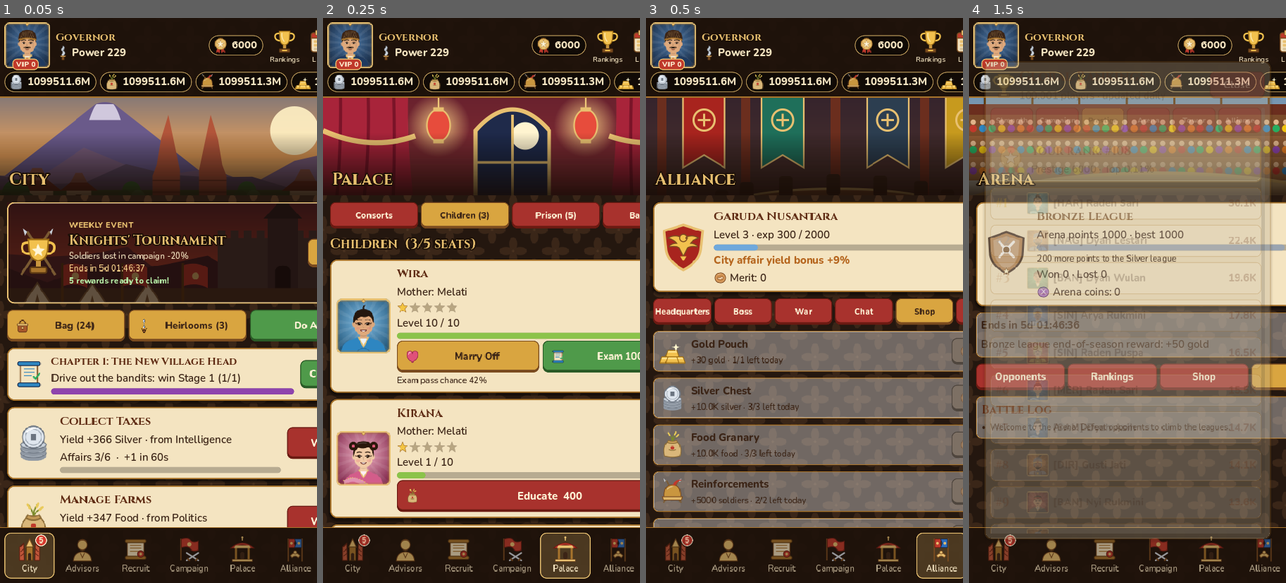
Above: before the commit, frames 1-4 (left to right).
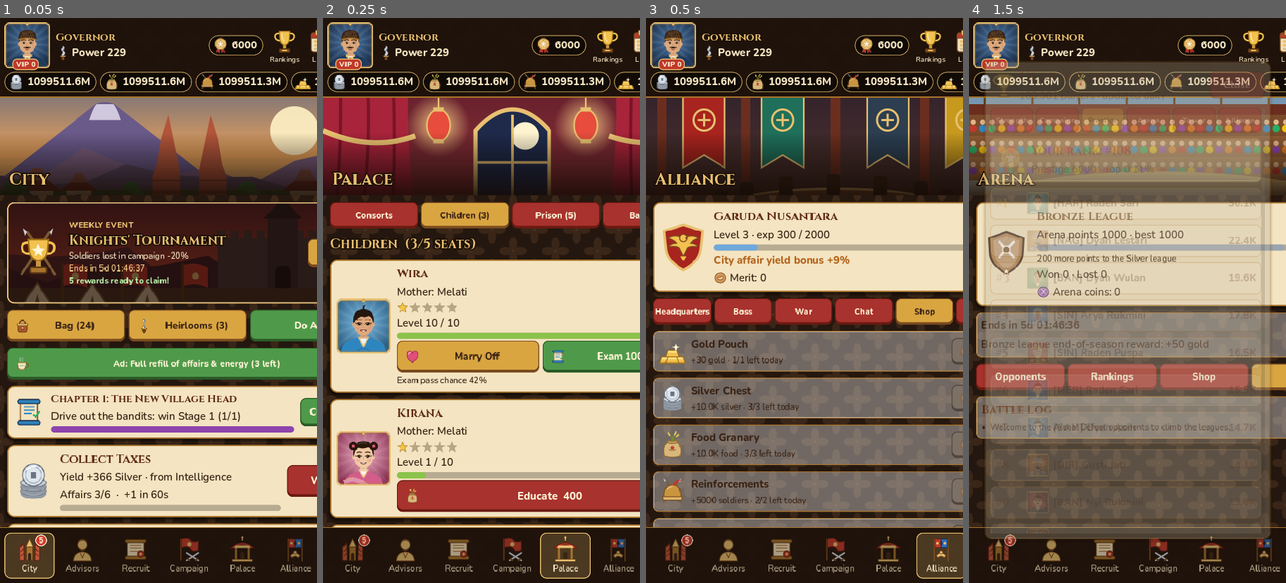
Above: after the commit, the same moments.

Repository: microaltech/tlg
Game: Godot game, scene res://tools/i18n_check.tscn
The game is run twice, just before and just after one commit, with the same random seed, the same clock (stepped at 60 frames per second) and the same inputs. This scene is started directly instead of the project's main scene.
Inputs (mouse positions are in pixels of both pictures, inside the frame that each line leads up to):
- Up to frame 1 (0.05 s): no input
- Up to frame 2 (0.25 s): no input
- Up to frame 3 (0.5 s): no input
- Up to frame 4 (1.5 s): click (997, 46) at 0.52 s; click (1254, 46) at 1.27 s

The runs differ from the first frame. In frame 1, 20% of the frame differs, in the area x 2-100%, y 58-91%; in frame 2, nothing differs; in frame 3, nothing differs; in frame 4, nothing differs.

Commit message:
Tambah iklan video berhadiah (autoload Ads)
Hadiah tiket rekrut, isi penuh urusan, dan emas dengan batas harian di
GameModel; adaptor plugin AdMob (belum diuji di perangkat) dan mode uji
di build debug; build rilis tanpa plugin menyembunyikan tombol iklan.
Kebijakan privasi dan panduan Data Safety diperbarui untuk AdMob.

Co-Authored-By: Claude Opus 5.5 <noreply@anthropic.com>
Claude-Session: https://claude.ai/code/session_015LtRdrVC8mEHi9d4fpU264

Diff:
--- a/project.godot
+++ b/project.godot
@@ -19,6 +19,7 @@
 Telemetry="*res://scripts/core/telemetry.gd"
 Audio="*res://scripts/core/audio.gd"
 Store="*res://scripts/core/store.gd"
+Ads="*res://scripts/core/ads.gd"
 Notifier="*res://scripts/core/notifier.gd"
 
 [editor_plugins]
--- /dev/null
+++ b/scripts/core/ads.gd
@@ -0,0 +1,87 @@
+extends Node
+## Autoload "Ads": iklan video berhadiah.
+##
+## - AdMob: aktif bila build Android menyertakan plugin dengan singleton "AdMob"
+##   (antarmuka: initialize(), load_rewarded(unit_id), show_rewarded(); sinyal
+##   rewarded_ad_loaded, rewarded_ad_failed_to_load(code), user_earned_reward,
+##   rewarded_ad_closed). BELUM diuji di perangkat; sesuaikan nama metode/sinyal
+##   dengan versi plugin yang dipakai, lalu uji di jalur pengujian internal.
+## - Mode Uji (hanya build debug): iklan disimulasikan beberapa detik.
+## - Build rilis tanpa plugin: iklan tidak tersedia, tombolnya disembunyikan.
+##
+## Hadiah selalu diberikan lewat GameModel.grant_ad_reward (menghormati batas harian).
+
+signal ad_finished(result: Dictionary)
+signal ad_started(kind: String)
+
+## ID unit iklan berhadiah. Ganti dengan ID dari konsol AdMob sebelum rilis;
+## ini ID uji resmi Google yang selalu menampilkan iklan percobaan.
+const REWARDED_UNIT_ID := "ca-app-pub-3940256099942544/5224354917"
+const TEST_AD_SECONDS := 2.0
+
+enum Mode { ADMOB, TEST, UNAVAILABLE }
+
+var mode := Mode.UNAVAILABLE
+var loaded := false
+var _admob: Object = null
+var _pending := ""  ## jenis hadiah yang sedang menunggu iklan selesai
+var _earned := false
+
+
+func _ready() -> void:
+	if Engine.has_singleton("AdMob"):
+		_admob = Engine.get_singleton("AdMob")
+		mode = Mode.ADMOB
+		for pair in [["rewarded_ad_loaded", func(): loaded = true],
+				["rewarded_ad_failed_to_load", func(_code): loaded = false],
+				["user_earned_reward", func(_a = null, _b = null): _earned = true],
+				["rewarded_ad_closed", _on_closed]]:
+			if _admob.has_signal(pair[0]):
+				_admob.connect(pair[0], pair[1])
+			else:
+				push_warning("Plugin AdMob tidak punya sinyal '%s'; periksa versi plugin." % pair[0])
+		_admob.initialize()
+		_admob.load_rewarded(REWARDED_UNIT_ID)
+	elif OS.is_debug_build():
+		mode = Mode.TEST
+
+
+func available() -> bool:
+	return mode == Mode.TEST or (mode == Mode.ADMOB and loaded)
+
+
+func busy() -> bool:
+	return _pending != ""
+
+
+## Tonton iklan untuk hadiah `kind` (lihat Data.AD_REWARDS).
+func show_rewarded(kind: String) -> void:
+	if busy():
+		return
+	if Game.model.ad_left(kind, Game.now()) <= 0:
+		ad_finished.emit({"ok": false, "msg": "Batas iklan hadiah hari ini sudah habis."})
+		return
+	if not available():
+		ad_finished.emit({"ok": false, "msg": "Iklan belum tersedia. Coba lagi sebentar."})
+		return
+	_pending = kind
+	_earned = false
+	ad_started.emit(kind)
+	if mode == Mode.TEST:
+		get_tree().create_timer(TEST_AD_SECONDS).timeout.connect(func():
+			_earned = true
+			_on_closed())
+	else:
+		loaded = false
+		_admob.show_rewarded()
+
+
+func _on_closed() -> void:
+	var kind := _pending
+	_pending = ""
+	if mode == Mode.ADMOB:
+		_admob.load_rewarded(REWARDED_UNIT_ID)  # siapkan iklan berikutnya
+	if not _earned:
+		ad_finished.emit({"ok": false, "msg": "Iklan ditutup sebelum selesai, hadiah tidak diberikan."})
+		return
+	ad_finished.emit(Game.model.grant_ad_reward(kind, Game.now()))
--- a/scripts/core/game_data.gd
+++ b/scripts/core/game_data.gd
@@ -480,6 +480,13 @@
 ]
 const TUTORIAL_REWARD := {"gold": 100, "silver": 2000}
 ## Pengenalan fitur yang muncul sekali saat fitur terbuka.
+## Iklan berhadiah: jenis -> hadiah dan batas tonton per hari.
+const AD_REWARDS := {
+	"recruit": {"name": "Tiket Rekrut", "icon": "ticket_recruit", "reward": {"items": {"recruit_ticket": 1}}, "limit": 2},
+	"refill": {"name": "Isi penuh urusan & energi", "icon": "item_tea", "reward": {}, "limit": 3},
+	"gold": {"name": "Emas gratis", "icon": "gold", "reward": {"gold": 20}, "limit": 3},
+}
+
 ## Menara Ujian: lantai bertingkat, dilawan dengan kekuatan tempur; reset tiap minggu.
 const TOWER_UNLOCK_STAGE := 15
 const TOWER_BASE := 80
@@ -832,6 +839,8 @@
 		+ "di perangkat Anda. Pesan chat yang Anda ketik tidak dikirim ke siapa pun."},
 	{"title": "Pembelian dalam aplikasi", "text": "Pembayaran diproses oleh Google Play. Game hanya menerima "
 		+ "konfirmasi pembelian (ID produk dan token), tidak pernah data kartu atau rekening Anda."},
+	{"title": "Iklan berhadiah", "text": "Iklan hanya diputar bila Anda menekan tombol Iklan. Versi dengan "
+		+ "Google AdMob dapat memakai ID iklan perangkat untuk menampilkan dan mengukur iklan sesuai kebijakan Google."},
 	{"title": "Notifikasi", "text": "Pengingat dijadwalkan secara lokal oleh perangkat. Matikan kapan saja di "
 		+ "Pengaturan atau pengaturan Android."},
 	{"title": "Laporan masalah", "text": "Tombol Salin Laporan hanya menyalin teks ke clipboard. Anda yang "
--- a/scripts/core/game_model.gd
+++ b/scripts/core/game_model.gd
@@ -92,6 +92,8 @@
 var equipment: Array = []
 ## Menara Ujian: {"week", "floor" (lantai tertinggi minggu ini), "best", "day", "attempts"}
 var tower := {}
+## Iklan berhadiah yang sudah ditonton hari ini: {"day", "counts": {jenis: n}}
+var ads := {}
 var _equip_uid := 0
 var rng := RandomNumberGenerator.new()
 
@@ -102,6 +104,7 @@
 	equipment = []
 	_equip_uid = 0
 	tower = {}
+	ads = {"day": -1, "counts": {}}
 	silver = 500
 	grain = 500
 	soldiers = 2500
@@ -2875,6 +2878,34 @@
 	return r
 
 
+# --- Iklan berhadiah -----------------------------------------------------------
+
+func ad_left(kind: String, now: float) -> int:
+	var def: Dictionary = Data.AD_REWARDS.get(kind, {})
+	if def.is_empty():
+		return 0
+	if int(ads.get("day", -1)) != day_index(now):
+		ads = {"day": day_index(now), "counts": {}}
+	return maxi(0, int(def["limit"]) - int(ads["counts"].get(kind, 0)))
+
+
+## Berikan hadiah setelah iklan selesai ditonton (dipanggil oleh autoload Ads).
+func grant_ad_reward(kind: String, now: float) -> Dictionary:
+	if ad_left(kind, now) <= 0:
+		return _fail("Batas iklan hadiah hari ini sudah habis.")
+	ads["counts"][kind] = int(ads["counts"].get(kind, 0)) + 1
+	var text := ""
+	if kind == "refill":
+		for key in CHARGE_KEYS:
+			charges[key] = {"value": max_charges(), "t": now}
+		text = "semua urusan dan energi terisi penuh"
+	else:
+		text = _give_rewards(Data.AD_REWARDS[kind]["reward"])
+	_track("ad")
+	changed.emit()
+	return _ok("Terima kasih telah menonton! Hadiah: %s." % text)
+
+
 # --- Nama Tuan -------------------------------------------------------------
 
 const NAME_MIN := 2
@@ -3013,6 +3044,7 @@
 		"lord_name": lord_name,
 		"equipment": equipment,
 		"tower": tower,
+		"ads": ads,
 		"equip_uid": _equip_uid,
 	}
 
@@ -3147,6 +3179,10 @@
 			"level": clampi(int(e.get("level", 1)), 1, Data.EQUIP_MAX_LEVEL),
 			"owner": owner if counselors.has(owner) else ""})
 	_equip_uid = int(d.get("equip_uid", equipment.size()))
+	var src_ads: Dictionary = d.get("ads", {})
+	ads = {"day": int(src_ads.get("day", -1)), "counts": {}}
+	for k in src_ads.get("counts", {}):
+		ads["counts"][str(k)] = int(src_ads["counts"][k])
 	tower = {}
 	var src_tower: Dictionary = d.get("tower", {})
 	if not src_tower.is_empty():
--- a/scripts/ui/main.gd
+++ b/scripts/ui/main.gd
@@ -89,6 +89,7 @@
 var _equip_overlay: Control
 var _equip_box: VBoxContainer
 var _equip_pick := -1  ## uid pusaka yang sedang menunggu pilihan penasihat.
+var _ad_overlay: Control
 var _tower_overlay: Control
 var _tower_box: VBoxContainer
 var _story_overlay: Control
@@ -155,6 +156,13 @@
 		Audio.play("error")
 		_show({"ok": false, "msg": msg}))
 	Store.prices_updated.connect(_queue_rebuild)
+	Ads.ad_started.connect(_on_ad_started)
+	Ads.ad_finished.connect(func(r):
+		if is_instance_valid(_ad_overlay):
+			_ad_overlay.queue_free()
+		Audio.play("reveal_sr" if r["ok"] else "error")
+		_show(r)
+		_queue_rebuild())
 	model.mission_completed.connect(func(_text):
 		Audio.play("upgrade")
 		_float("Misi selesai!", _mission_hb["root"], Color("b8f0a8")))
@@ -2314,6 +2322,12 @@
 		return null, true, "eq_weapon", "GoldButton")
 	eq.size_flags_horizontal = Control.SIZE_EXPAND_FILL
 	eq.add_theme_font_size_override("font_size", 22)
+	if Ads.mode != Ads.Mode.UNAVAILABLE:
+		var need_refill := false
+		for key in model.CHARGE_KEYS:
+			need_refill = need_refill or model.charge_value(key, Game.now()) < model.max_charges()
+		if need_refill:
+			_ad_button(box, "refill")
 	if model.do_all_unlocked():
 		var all := _button(row, "Kerjakan Semua", func(): return model.do_all(Game.now()), true, "",
 			"GreenButton", false, "coin")
@@ -2419,6 +2433,38 @@
 			return r, true, "", "GreenButton", false, "upgrade")
 		b.custom_minimum_size = Vector2(120, 56)
 		b.size_flags_vertical = Control.SIZE_SHRINK_CENTER
+
+
+# --- Iklan berhadiah -----------------------------------------------------------
+
+func _ad_button(parent: Node, kind: String) -> Button:
+	var def: Dictionary = Data.AD_REWARDS[kind]
+	var left: int = model.ad_left(kind, Game.now())
+	var b := _button(parent, "Iklan: %s (sisa %d)" % [def["name"], left], func():
+		Ads.show_rewarded(kind)
+		return null, left > 0 and not Ads.busy(), def["icon"], "GreenButton")
+	b.add_theme_font_size_override("font_size", 20)
+	return b
+
+
+func _on_ad_started(_kind: String) -> void:
+	if Ads.mode != Ads.Mode.TEST:
+		return  # iklan sungguhan tampil layar penuh dari plugin
+	_ad_overlay = Control.new()
+	_ad_overlay.set_anchors_preset(Control.PRESET_FULL_RECT)
+	_ad_overlay.add_to_group("modal")
+	add_child(_ad_overlay)
+	var dim := ColorRect.new()
+	dim.color = Color(0, 0, 0, 0.88)
+	dim.set_anchors_preset(Control.PRESET_FULL_RECT)
+	_ad_overlay.add_child(dim)
+	var l := Label.new()
+	l.text = "Memutar iklan (mode uji)..."
+	l.theme_type_variation = "TitleLabel"
+	l.horizontal_alignment = HORIZONTAL_ALIGNMENT_CENTER
+	l.vertical_alignment = VERTICAL_ALIGNMENT_CENTER
+	l.set_anchors_preset(Control.PRESET_FULL_RECT)
+	_ad_overlay.add_child(l)
 
 
 # --- Menara Ujian ------------------------------------------------------------
@@ -3520,6 +3566,9 @@
 	_label(col, "Legenda dijamin dalam %d tarikan" % model.pity_left(), "CardLabel")
 	_bar(col, Data.GACHA_PITY - model.pity_left(), Data.GACHA_PITY, _rarity_color("ssr"))
 
+	if Ads.mode != Ads.Mode.UNAVAILABLE:
+		_ad_button(box, "recruit")
+		_ad_button(box, "gold")
 	var pulls := _card(box)
 	var pcol := _col(pulls)
 	_free_button = _button(pcol, "Rekrut Gratis", func(): return _recruit(1, true), true, "tab_gacha",
--- a/tests/run_tests.gd
+++ b/tests/run_tests.gd
@@ -26,7 +26,7 @@
 		"test_war_save_leave", "test_chat_send_reply", "test_chat_ambient_unread", "test_chat_save_leave",
 		"test_lb_rank", "test_lb_top", "test_lb_alliances_reward", "test_items_use", "test_items_sources",
 		"test_skills", "test_bonds", "test_prison", "test_exam_officials", "test_banquet",
-		"test_story", "test_away_report", "test_lord_name", "test_notification_plan", "test_soldiers_eat_grain", "test_pattern_translation", "test_do_all", "test_rateup", "test_equipment", "test_tower", "test_honor",
+		"test_story", "test_away_report", "test_lord_name", "test_notification_plan", "test_soldiers_eat_grain", "test_pattern_translation", "test_do_all", "test_rateup", "test_equipment", "test_tower", "test_honor", "test_ads",
 	]:
 		call(t)
 	print("%d cek, %d gagal" % [_count, _failures])
@@ -1557,3 +1557,22 @@
 		m.claim_quest(i)
 	var r := m.claim_chapter()
 	check(r["ok"] and "Patih" in r["msg"], "menamatkan bab 7 memberi gelar Patih")
+
+
+func test_ads() -> void:
+	var m := fresh()
+	var t := 1000.0
+	var tickets := m.item_count("recruit_ticket")
+	check(m.ad_left("recruit", t) == 2 and m.grant_ad_reward("recruit", t)["ok"], "hadiah iklan diberikan")
+	check(m.item_count("recruit_ticket") == tickets + 1, "iklan memberi tiket rekrut")
+	m.grant_ad_reward("recruit", t)
+	check(m.ad_left("recruit", t) == 0 and not m.grant_ad_reward("recruit", t)["ok"], "batas iklan harian")
+	check(m.ad_left("recruit", t + 86400.0) == 2, "batas iklan reset besok")
+	m.do_affair("silver", t)
+	check(m.grant_ad_reward("refill", t)["ok"] and m.charge_value("silver", t) == m.max_charges(), "iklan mengisi urusan")
+	var gold := m.gold
+	check(m.grant_ad_reward("gold", t)["ok"] and m.gold == gold + 20, "iklan memberi emas")
+	check(m.ad_left("tidak_ada", t) == 0, "jenis iklan tidak dikenal")
+	var m2 := Model.new()
+	m2.from_dict(JSON.parse_string(JSON.stringify(m.to_dict())), t)
+	check(m2.ad_left("gold", t) == m.ad_left("gold", t), "simpan/muat batas iklan")
--- a/tools/i18n_extract.gd
+++ b/tools/i18n_extract.gd
@@ -12,7 +12,7 @@
 const CODE := [
 	"res://scripts/core/game_data.gd", "res://scripts/core/game_model.gd", "res://scripts/ui/main.gd", "res://scripts/ui/tutorial_layer.gd",
 	"res://scripts/core/store.gd", "res://scripts/core/notifier.gd", "res://scripts/core/telemetry.gd",
-	"res://scripts/core/game.gd",
+	"res://scripts/core/game.gd", "res://scripts/core/ads.gd",
 ]
 ## Bidang data yang bukan teks tampilan (ID, ikon, kunci internal).
 const SKIP_FIELDS := ["id", "icon", "event", "type", "wait", "target", "speaker", "effect", "rarity", "members",
Not shown, changed: translations/en.tsv
Not shown, changed: docs/play_data_safety.md
Not shown, changed: docs/privacy_policy.md
